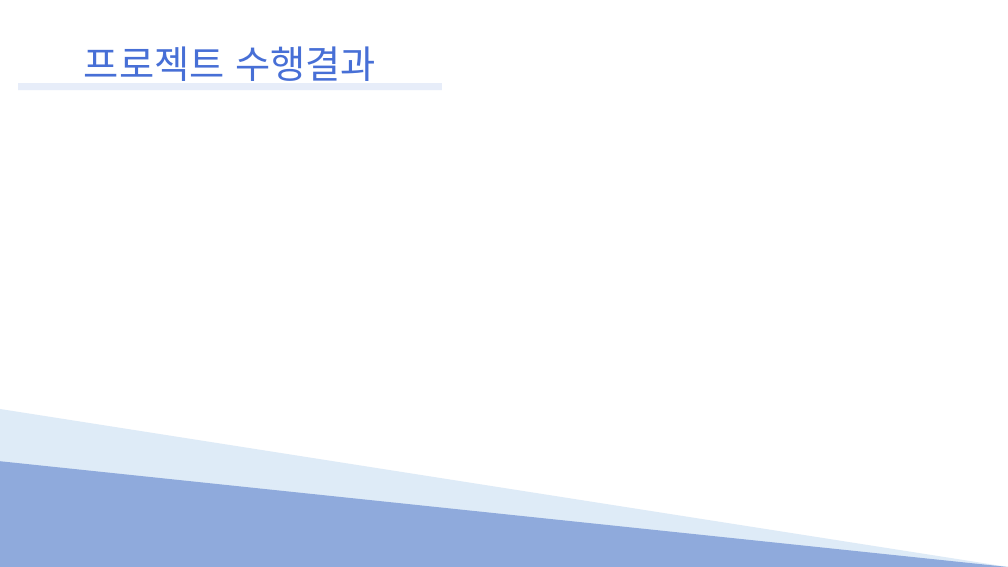
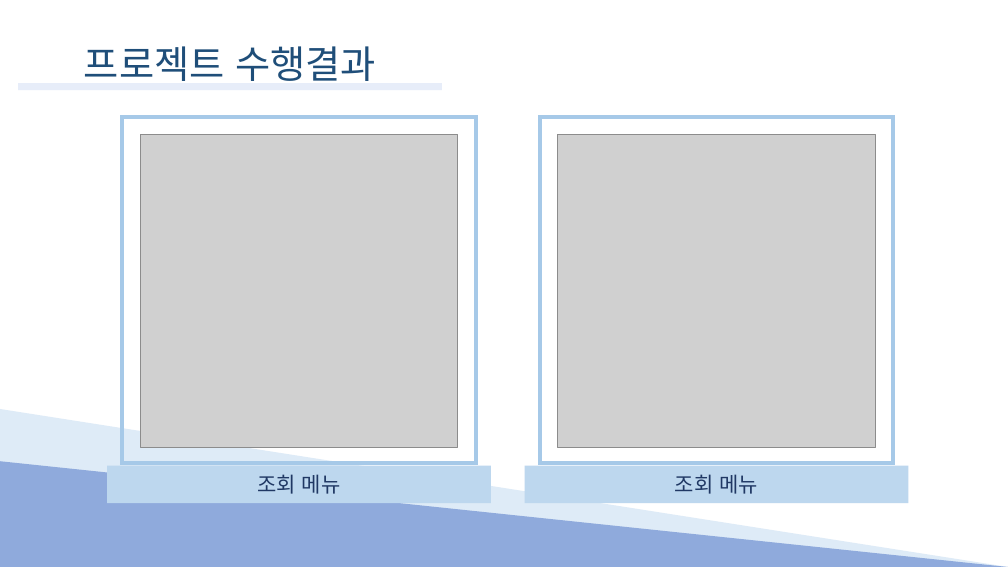
Before and after one commit to Hyno2/C-project, a slide deck: slide 14 of PPT/System.pptx (slide 16 before the commit). Drawn at 1008x567 pixels with LibreOffice and Linux fonts; fonts in the diff are those of the drawing; grey boxes stand for pictures. Boxes give left, top, right and bottom in pixels: in the first picture for what was removed or moved away, otherwise in the second. Text is boxed around its words. In the diff, an @@ line names an element or a change of style, - is before the commit and + after.

```diff
--- a/PPT/System.pptx
+++ b/PPT/System.pptx
@@ text "프로젝트 수행결과" at (84, 46, 376, 81): text colour #476FD6 to #1F4E79 @@
@@ rectangle added at (122, 117, 476, 463), outline #A6C9E8 4.5 pt @@
@@ rectangle added at (540, 117, 893, 463), outline #A6C9E8 4.5 pt @@
@@ picture added at (140, 134, 457, 447) @@
@@ picture added at (558, 134, 875, 447) @@
@@ rectangle added at (107, 466, 491, 503), fill #BDD7EE, 24 pt, text #203864 @@
+조회 메뉴
@@ rectangle added at (525, 466, 908, 503), fill #BDD7EE, 24 pt, text #203864 @@
+조회 메뉴
```
Also in this commit, not shown: 8 other slides changed, 3 slides added, 15 slides removed.
